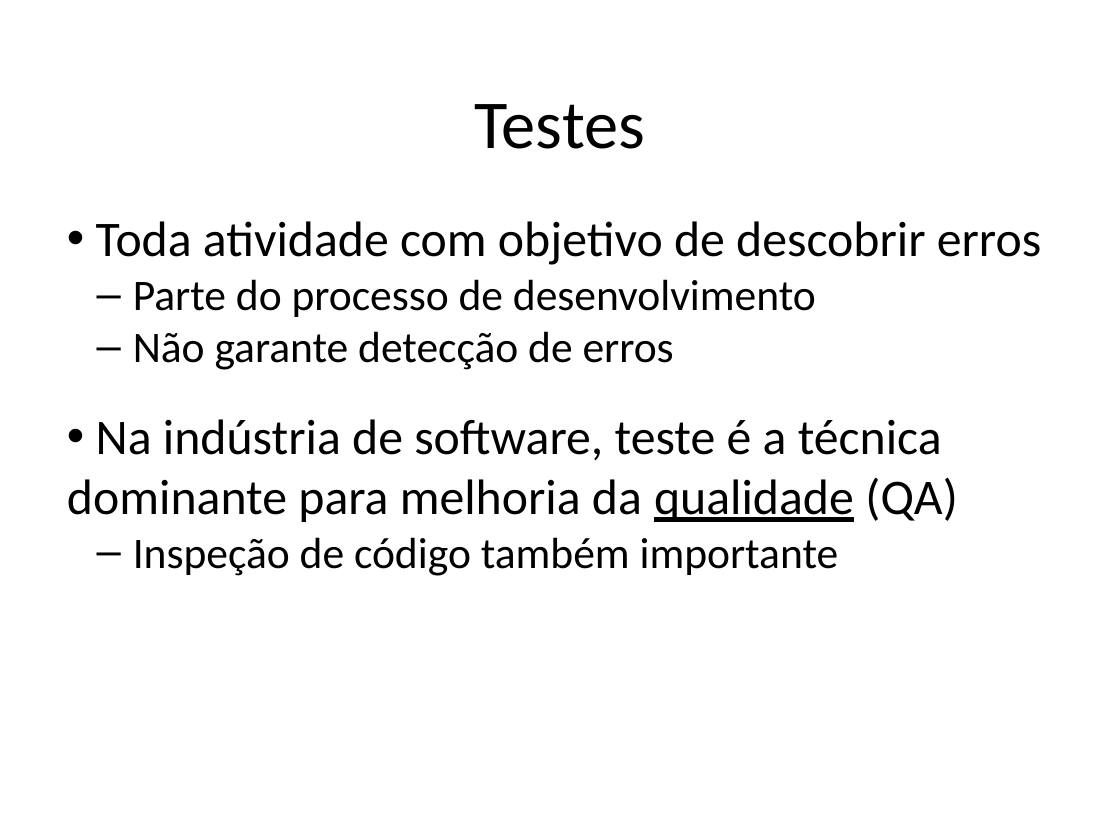
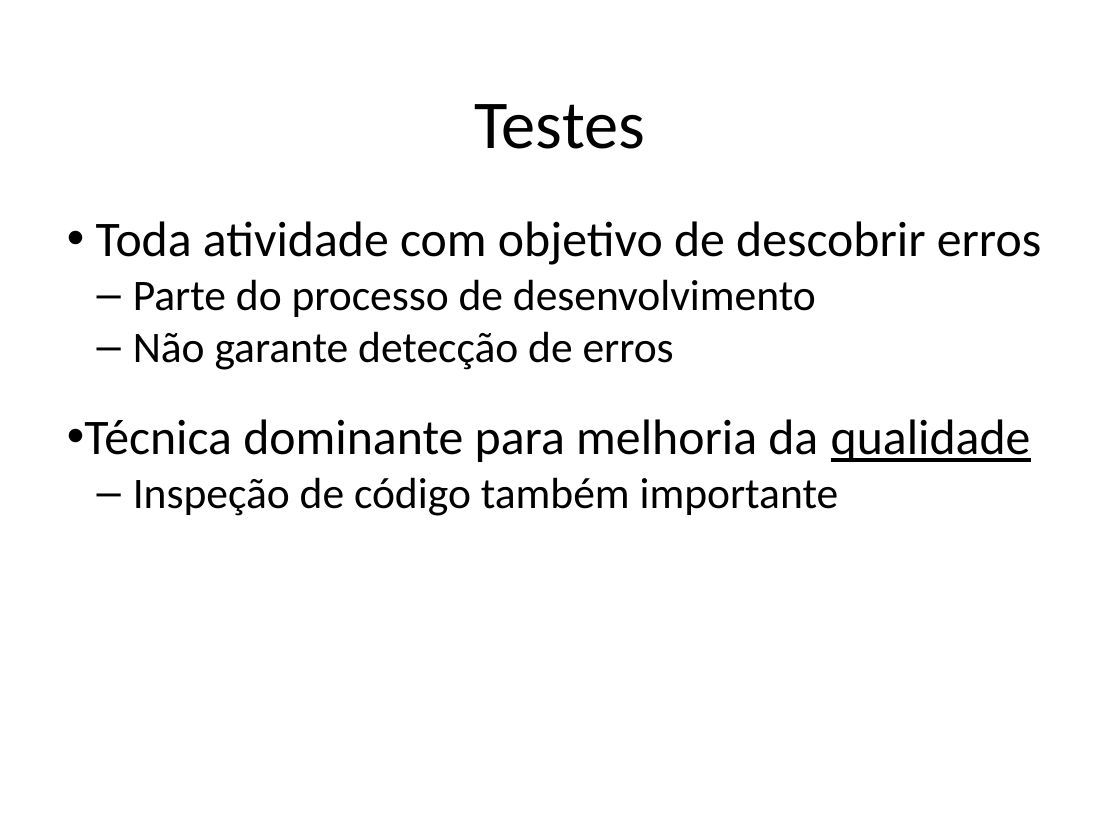
Before and after one commit to STAR-RG/testing-cin, a slide deck: slide 2 of slides.pptx (slide 3 before the commit). Drawn at 1120x840 pixels with LibreOffice and Linux fonts; fonts in the diff are those of the drawing. Boxes give left, top, right and bottom in pixels: in the first picture for what was removed or moved away, otherwise in the second. Text is boxed around its words. In the diff, an @@ line names an element or a change of style, - is before the commit and + after.

```diff
--- a/slides.pptx
+++ b/slides.pptx
@@ text at (84,419,1031,462): text changed @@
-• Na indústria de software, teste é a técnica dominante para melhoria da qualidade (QA)
+• Técnica dominante para melhoria da qualidade
```
Also in this commit, not shown: 8 other slides changed, 2 slides removed.
